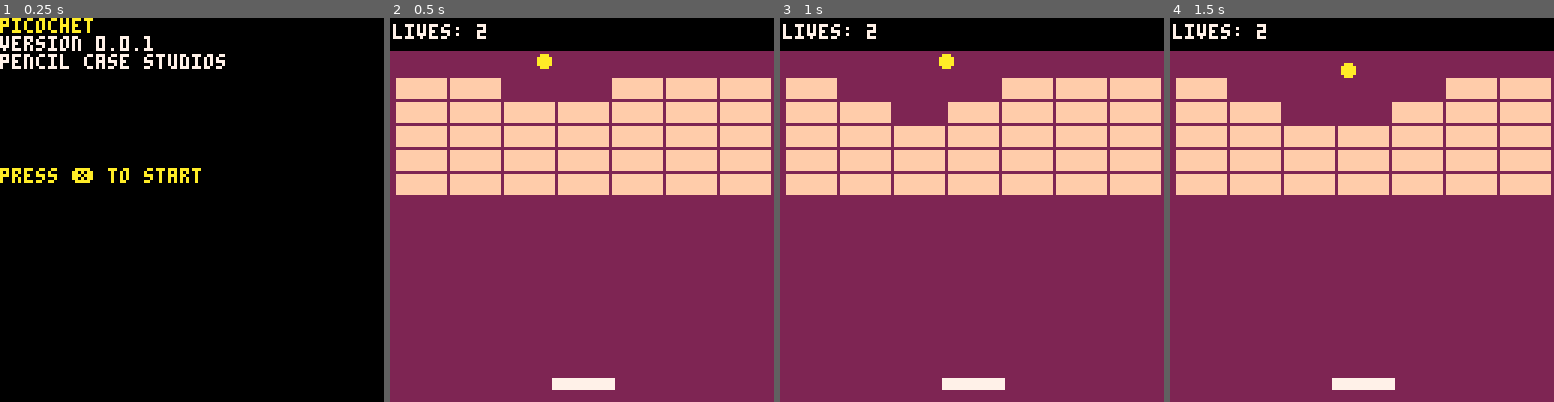
Above: before the commit, frames 1-4 (left to right).
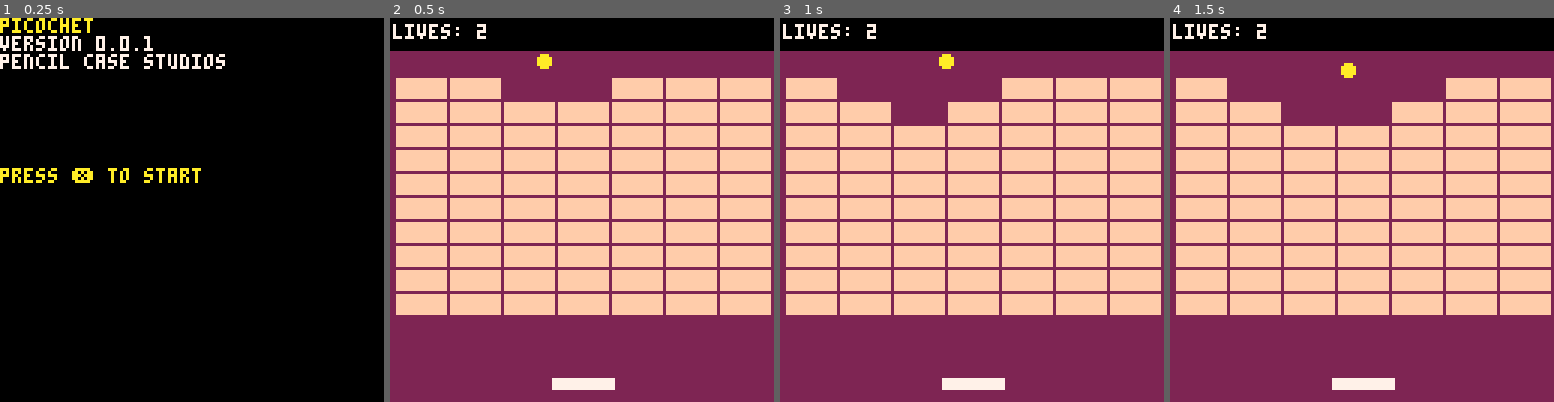
Above: after the commit, the same moments.

Repository: pencilcasestudios/picochet
Game: PICO-8 cartridge picochet.p8
The game is run twice, just before and just after one commit, with the same random seed, the same clock (stepped at 60 frames per second) and the same inputs.
Inputs:
- Up to frame 1 (0.25 s): no input
- Up to frame 2 (0.5 s): tap X (X key) at 0.33 s
- Up to frame 3 (1 s): no input
- Up to frame 4 (1.5 s): tap X (X key) at 1.07 s

Frame 1 is identical in both runs. In frame 2, 25% of the frame differs, in the area x 1-100%, y 46-78%; in frame 3, 25%; in frame 4, 25%.

Commit message:
Apply PICO-8 formatting add win screen
Applied formatting using the PICO-8 language server plugin:
https://github.com/japhib/pico8-ls.git

Added a "you win" screen when all the bricks are cleared from the
screen.

Updated "game over" to "you lose".

Diff:
--- a/picochet.p8
+++ b/picochet.p8
@@ -13,68 +13,69 @@
 
 function _init()
 	-- game
-	game_version="0.0.1"
-	game_developer="pencil case studios"
-	game_mode="start game"
+	game_version = "0.0.1"
+	game_developer = "pencil case studios"
+	game_mode = "start game"
 
 	-- game colours
-	black=0
-	dark_blue=1
-	purple=2
+	black = 0
+	dark_blue = 1
+	purple = 2
 	-- unnamed colour=3
-	brown=4
+	brown = 4
 	-- unnamed colour=5
-	gray=6
-	white=7
-	red=8
-	orange=9
-	yellow=10
+	gray = 6
+	white = 7
+	red = 8
+	orange = 9
+	yellow = 10
 	-- unnamed colour=11
 	-- unnamed colour=12
 	-- unnamed colour=13
 	-- unnamed colour=14
-	sand=15
-
-	paddle_colour=white
+	sand = 15
+
+	paddle_colour = white
 
 	-- game sounds
-	wall_bounce_sound=0
-	start_sound=1
-	paddle_bounce_sound=2
-	out_of_bounds_sound=3
-	brick_impact_sound=4
+	wall_bounce_sound = 0
+	start_sound = 1
+	paddle_bounce_sound = 2
+	out_of_bounds_sound = 3
+	brick_impact_sound = 4
+	win_sound = 5
 end
 
 function play_game()
 	-- paddle
-	paddle_x=54
-	paddle_y=120
-	paddle_width=20
-	paddle_height=3
-	paddle_deltax=0
+	paddle_x = 54
+	paddle_y = 120
+	paddle_width = 20
+	paddle_height = 3
+	paddle_deltax = 0
 
 	-- ball
-	ball_radius=2
+	ball_radius = 2
 
 	-- ball bounce area
-	screen_top=13
-	screen_bottom=125
-	screen_max_x=127
-	screen_left=2
-	screen_right=125
+	screen_top = 13
+	screen_bottom = 125
+	screen_max_x = 127
+	screen_left = 2
+	screen_right = 125
 
 	-- status bar
-	status_bar_x=0
-	status_bar_y=0
-	status_bar_width=127
-	status_bar_height=10
+	status_bar_x = 0
+	status_bar_y = 0
+	status_bar_width = 127
+	status_bar_height = 10
 
 	-- player stats
-	lives=2
+	lives = 2
 
 	-- bricks
-	brick_width=16
-	brick_height=6
+	brick_width = 16
+	brick_height = 6
 
 	build_bricks()
 
@@ -82,61 +83,53 @@
 end
 
 function build_bricks()
-	brick_x={}
-	brick_y={}
-	is_brick_visible={}
+	brick_x = {}
+	brick_y = {}
+	is_brick_visible = {}
 
 	local i
-	for i=1,35 do
+	for i = 1, 70 do
 		add(
-			brick_x,(
-				2+((i-1)%7)*(brick_width+2)
-			)
+			brick_x,
+			(2 + ((i - 1) % 7) * (brick_width + 2))
 		)
 		add(
 			brick_y,
-			20+flr((i-1)/7)*(brick_height+2)
+			20 + flr((i - 1) / 7) * (brick_height + 2)
 		)
-		add(is_brick_visible,true)
+		add(is_brick_visible, true)
 	end
 end
 
 function serve_ball()
 	-- ball
-	ball_x=50
-	ball_y=screen_top
-	ball_deltax=1
-	ball_deltay=1
+	ball_x = 50
+	ball_y = screen_top
+	ball_deltax = 1
+	ball_deltay = 1
 
 	sfx(start_sound)
 end
 
-function has_ball_collided(
-		bx,
-		by,
-		box_x,
-		box_y,
-		box_width,
-		box_height
-	)
+function has_ball_collided(bx, by, box_x, box_y, box_width, box_height)
 	-- top of ball bellow paddle
-	if by-ball_radius >
-				box_y+box_height then
+	if by - ball_radius
+			> box_y + box_height then
 		return false -- no collision
 	end
 	-- bottom of ball above paddle
-	if by+ball_radius <
-				box_y then
+	if by + ball_radius
+			< box_y then
 		return false -- no collision
 	end
 	-- left of ball right of paddle
-	if bx-ball_radius >
-				box_x+box_width then
+	if bx - ball_radius
+			> box_x + box_width then
 		return false -- no collision
 	end
 	-- right of ball left of paddle
-	if bx+ball_radius <
-				box_x then
+	if bx + ball_radius
+			< box_x then
 		return false -- no collision
 	end
 
@@ -148,9 +141,7 @@
 -- horizontally
 -- return "false" if the ball
 -- needs to deflect vertically
-function is_horizontal_deflect(
-		bx,by,bdx,bdy,tx,ty,tw,th
-	)
+function is_horizontal_deflect(bx, by, bdx, bdy, tx, ty, tw, th)
 	-- calculate wether to deflect
 	-- horizontally or vertically
 	-- when the ball hits a box
@@ -159,11 +150,11 @@
 	if bdx == 0 then
 		-- ball is moving vertically
 		return false
-	-- trivial case
+		-- trivial case
 	elseif bdy == 0 then
 		-- ball is moving horizontally
 		return true
-	-- elaborate cases
+		-- elaborate cases
 	else
 		-- ball is moving diagonally
 		-- calculate slope
@@ -176,37 +167,37 @@
 		if slope > 0 and bdx > 0 then
 			-- ball is moving down and
 			-- to the right
-			cx = tx-bx
-			cy = ty-by
+			cx = tx - bx
+			cy = ty - by
 			if cx <= 0 then
 				return false
-			elseif cy/cx < slope then
+			elseif cy / cx < slope then
 				return true
 			else
 				return false
 			end
-		elseif slope < 0 and
-									bdx > 0 then
+		elseif slope < 0
+				and bdx > 0 then
 			-- ball is moving up and to
 			-- the right
-			cx = tx-bx
-			cy = ty+th-by
+			cx = tx - bx
+			cy = ty + th - by
 			if cx <= 0 then
 				return false
-			elseif cy/cx < slope then
+			elseif cy / cx < slope then
 				return false
 			else
 				return true
 			end
-		elseif slope > 0 and
-									bdx < 0 then
+		elseif slope > 0
+				and bdx < 0 then
 			-- ball is moving up and to
 			-- the left
-			cx = tx+tw-bx
-			cy = tw+th-by
+			cx = tx + tw - bx
+			cy = tw + th - by
 			if cx >= 0 then
 				return false
-			elseif cy/cx > slope then
+			elseif cy / cx > slope then
 				return false
 			else
 				return true
@@ -214,11 +205,11 @@
 		else
 			-- ball is moving down and
 			-- to the left
-			cx = tx+tw-bx
-			cy = ty-by
+			cx = tx + tw - bx
+			cy = ty - by
 			if cx >= 0 then
 				return false
-			elseif cy/cx < slope then
+			elseif cy / cx < slope then
 				return false
 			else
 				return true
@@ -229,17 +220,23 @@
 end
 
 function game_over()
-	game_mode="game over"
+	game_mode = "game over"
+end
+
+function game_win()
+	game_mode = "game win"
 end
 
 function draw_start_game()
 	cls()
 	print("picochet", yellow)
-	print("version "
-		.. game_version, white
+	print(
+		"version "
+				.. game_version, white
 	)
 	print(game_developer, white)
-	print("press ❎ to start",
+	print(
+		"press ❎ to start",
 		0,
 		50,
 		yellow
@@ -254,14 +251,14 @@
 	rectfill(
 		status_bar_x,
 		status_bar_y,
-		status_bar_x+status_bar_width,
-		status_bar_y+status_bar_height,
+		status_bar_x + status_bar_width,
+		status_bar_y + status_bar_height,
 		black
 	)
 
 	-- draw player stats
 	print(
-		"lives: ".. lives,
+		"lives: " .. lives,
 		1,
 		2,
 		white
@@ -269,13 +266,13 @@
 
 	-- draw bricks
 	local i
-	for i=1,#brick_x do
-		if is_brick_visible[i] do
+	for i = 1, #brick_x do
+		if is_brick_visible[i] then
 			rectfill(
 				brick_x[i],
 				brick_y[i],
-				brick_x[i]+brick_width,
-				brick_y[i]+brick_height,
+				brick_x[i] + brick_width,
+				brick_y[i] + brick_height,
 				sand
 			)
 		end
@@ -293,15 +290,15 @@
 	rectfill(
 		paddle_x,
 		paddle_y,
-		paddle_x+paddle_width,
-		paddle_y+paddle_height,
+		paddle_x + paddle_width,
+		paddle_y + paddle_height,
 		paddle_colour
 	)
 end
 
 function draw_game_over()
 	print(
-		"game over",
+		"you lose",
 		8,
 		50,
 		white
@@ -314,6 +311,22 @@
 	)
 end
 
+function draw_game_win()
+	print(
+		"you win!",
+		8,
+		50,
+		white
+	)
+
+	print(
+		"press ❎ to restart",
+		8,
+		60,
+		gray
+	)
+end
+
 function draw_pause_game()
 	print("paused")
 end
@@ -322,7 +335,7 @@
 	if btn(❎) then
 		-- update the game mode
 		sfx(start_sound)
-		game_mode="play game"
+		game_mode = "play game"
 
 		-- play the game
 		play_game()
@@ -331,7 +344,7 @@
 
 function update_play_game()
 	-- has a button been pressed?
-	local is_button_pressed=false
+	local is_button_pressed = false
 
 	-- what is the next position
 	-- of the ball?
@@ -341,106 +354,67 @@
 	-- move the paddle if left or
 	-- right is pressed
 	if btn(⬅️) then
-		paddle_deltax=-2.5
-		is_button_pressed=true
+		paddle_deltax = -2.5
+		is_button_pressed = true
 	end
 
 	if btn(➡️) then
-		paddle_deltax=2.5
-		is_button_pressed=true
-	end
-
-	if not(is_button_pressed) then
-		paddle_deltax=
-			paddle_deltax/1.5
-	end
-	paddle_x=paddle_x+paddle_deltax
+		paddle_deltax = 2.5
+		is_button_pressed = true
+	end
+
+	if not is_button_pressed then
+		paddle_deltax = paddle_deltax / 1.5
+	end
+	paddle_x = paddle_x + paddle_deltax
 	-- stop the paddle from moving
 	-- outside the bounds of the
 	-- game play area
-	paddle_x=mid(
+	paddle_x = mid(
 		0,
 		paddle_x,
-		screen_max_x-paddle_width
-	)
-	nextx=ball_x+ball_deltax
-	nexty=ball_y+ball_deltay
+		screen_max_x - paddle_width
+	)
+	nextx = ball_x + ball_deltax
+	nexty = ball_y + ball_deltay
 
 	-- bounce the ball off the left
 	-- and right walls of the play
 	-- area
-	if nextx > screen_right or
-		nextx < screen_left then
-		nextx=mid(
-									screen_left,
-									nextx,
-									screen_right
-								)
-		ball_deltax=-ball_deltax
+	if nextx > screen_right
+			or nextx < screen_left then
+		nextx = mid(
+			screen_left,
+			nextx,
+			screen_right
+		)
+		ball_deltax = -ball_deltax
 		sfx(wall_bounce_sound)
 	end
 
 	-- bounce the ball off the top
 	-- of the play area
 	if nexty < screen_top then
-		nexty=mid(
-									screen_bottom,
-									nexty,
-									screen_top
-								)
-		ball_deltay=-ball_deltay
+		nexty = mid(
+			screen_bottom,
+			nexty,
+			screen_top
+		)
+		ball_deltay = -ball_deltay
 		sfx(wall_bounce_sound)
 	end
 
 	-- check if the ball hits a
 	-- brick
-	for i=1,#brick_x do
-		if is_brick_visible[i] and
-			has_ball_collided(
-				nextx,
-				nexty,
-				brick_x[i],
-				brick_y[i],
-				brick_width,
-				brick_height
-			) then
-			-- handle collision by
-			-- finding out the
-			-- trajectory of the ball so
-			-- that we can appropriately
-			-- deflect it
-			if is_horizontal_deflect(
-							ball_x,
-							ball_y,
-							ball_deltax,
-							ball_deltay,
-							brick_x[i],
-							brick_y[i],
-							brick_width,
-							brick_height
-						) then
-				-- deflect in the x
-				-- direction
-				ball_deltax=-ball_deltax
-			else
-				-- deflect in the y
-				-- direction
-				ball_deltay=-ball_deltay
-			end
-			is_brick_visible[i]=false
-			sfx(brick_impact_sound)
-		end
-	end
-
-	-- check if the ball hits the
-	-- paddle
-	if has_ball_collided(
+	for i = 1, #brick_x do
+		if is_brick_visible[i]
+				and has_ball_collided(
 			nextx,
 			nexty,
-			paddle_x,
-			paddle_y,
-			paddle_width,
-			paddle_height
+			brick_x[i],
+			brick_y[i],
+			brick_width,
+			brick_height
 		) then
 			-- handle collision by
 			-- finding out the
@@ -448,41 +422,79 @@
 			-- that we can appropriately
 			-- deflect it
 			if is_horizontal_deflect(
-						 ball_x,
-							ball_y,
-							ball_deltax,
-							ball_deltay,
-							paddle_x,
-							paddle_y,
-							paddle_width,
-							paddle_height
-						) then
+				ball_x,
+				ball_y,
+				ball_deltax,
+				ball_deltay,
+				brick_x[i],
+				brick_y[i],
+				brick_width,
+				brick_height
+			) then
 				-- deflect in the x
 				-- direction
-				ball_deltax=-ball_deltax
+				ball_deltax = -ball_deltax
 			else
 				-- deflect in the y
 				-- direction
-				ball_deltay=-ball_deltay
+				ball_deltay = -ball_deltay
 			end
-			-- update the paddle colour
-			-- on collision
-			paddle_colour=orange
-			sfx(paddle_bounce_sound)
-	end
-
-	ball_x=nextx
-	ball_y=nexty
+			is_brick_visible[i] = false
+			sfx(brick_impact_sound)
+		end
+	end
+
+	-- check if the ball hits the
+	-- paddle
+	if has_ball_collided(
+		nextx,
+		nexty,
+		paddle_x,
+		paddle_y,
+		paddle_width,
+		paddle_height
+	) then
+		-- handle collision by
+		-- finding out the
+		-- trajectory of the ball so
+		-- that we can appropriately
+		-- deflect it
+		if is_horizontal_deflect(
+			ball_x,
+			ball_y,
+			ball_deltax,
+			ball_deltay,
+			paddle_x,
+			paddle_y,
+			paddle_width,
+			paddle_height
+		) then
+			-- deflect in the x
+			-- direction
+			ball_deltax = -ball_deltax
+		else
+			-- deflect in the y
+			-- direction
+			ball_deltay = -ball_deltay
+		end
+		-- update the paddle colour
+		-- on collision
+		paddle_colour = orange
+		sfx(paddle_bounce_sound)
+	end
+
+	ball_x = nextx
+	ball_y = nexty
 
 	-- set the paddle colour
-	paddle_colour=white
+	paddle_colour = white
 
 	-- if the ball hits the bottom
 	-- of the screen, the player
 	-- loses a life and we serve
 	-- the ball
 	if nexty > screen_bottom then
-		lives=lives-1
+		lives = lives - 1
 		if lives < 0 then
 			game_over()
 		else
@@ -490,44 +502,70 @@
 			serve_ball()
 		end
 	end
+
+	if not has_bricks_left(is_brick_visible) then
+		game_win()
+	end
+end
+
+function has_bricks_left(bricks)
+	local i
+	for i = 1, #bricks do
+		if bricks[i] == true then
+			return true
+		end
+	end
+	return false
 end
 
 function update_game_over()
 	if btn(❎) then
-		-- update the game mode
 		sfx(start_sound)
-		game_mode="play game"
-
-		-- play the game
+		game_mode = "play game"
+
 		play_game()
 	end
-
+end
+
+function update_game_win()
+	sfx(win_sound)
+
+	if btn(❎) then
+		sfx(start_sound)
+		game_mode = "play game"
+
+		play_game()
+	end
 end
 
 function update_pause_game()
 end
 
 function _update60()
-	if game_mode=="start game" then
+	if game_mode == "start game" then
 		update_start_game()
-	elseif game_mode=="play game" then
+	elseif game_mode == "play game" then
 		update_play_game()
-	elseif game_mode=="game over" then
+	elseif game_mode == "game over" then
 		update_game_over()
-	elseif game_mode=="pause game" then
+	elseif game_mode == "pause game" then
 		update_pause_game()
+	elseif game_mode == "game win" then
+		update_game_win()
 	end
 end
 
 function _draw()
-	if game_mode=="start game" then
+	if game_mode == "start game" then
 		draw_start_game()
-	elseif game_mode=="play game" then
+	elseif game_mode == "play game" then
 		draw_play_game()
-	elseif game_mode=="game over" then
+	elseif game_mode == "game over" then
 		draw_game_over()
-	elseif game_mode=="pause game" then
+	elseif game_mode == "pause game" then
 		draw_pause_game()
+	elseif game_mode == "game win" then
+		draw_game_win()
 	end
 end
 
